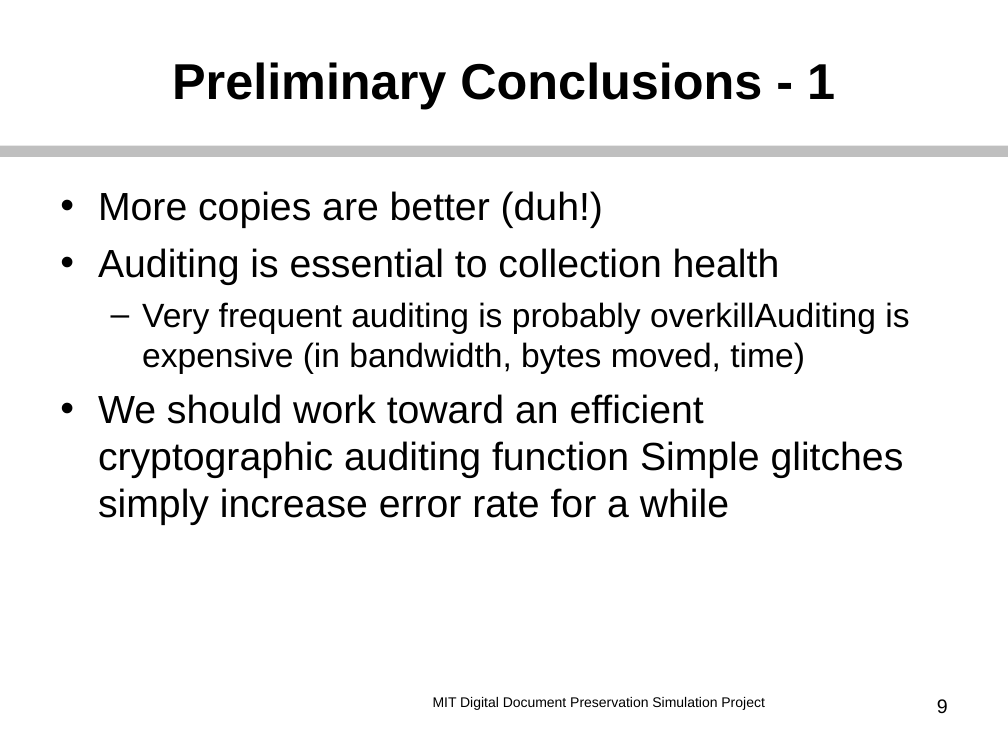
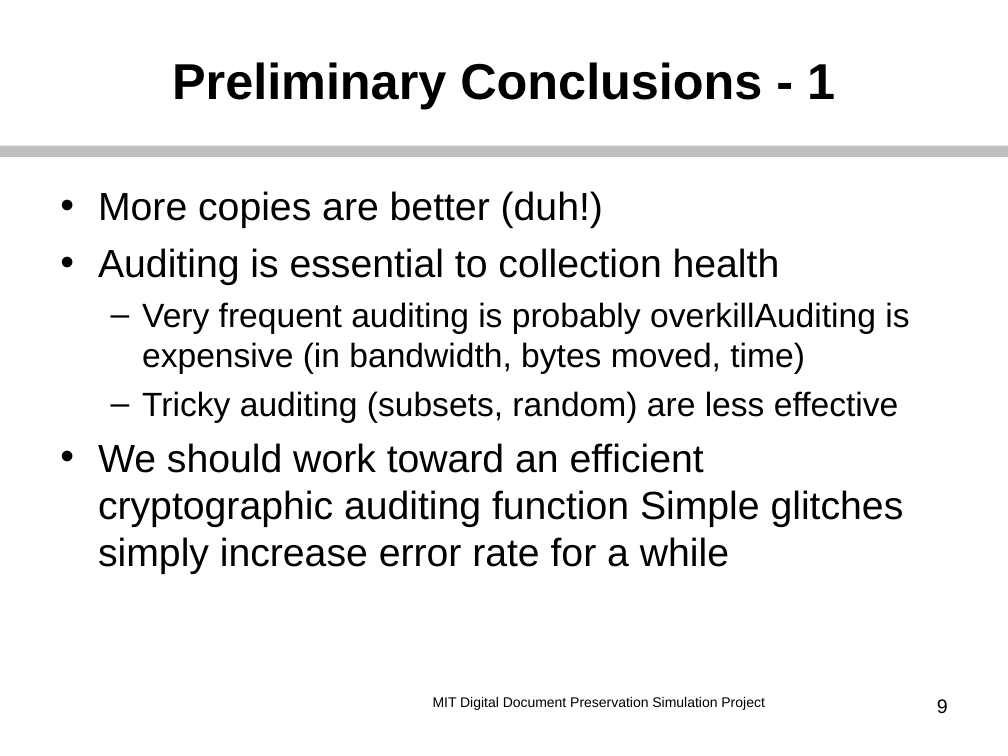
Before and after one commit to MIT-Informatics/PreservationSimulation, a slide deck: slide 9 of shelf/docs/Slides_NewEnglandNDSA.ppt. Drawn at 1008x756 pixels with LibreOffice and Linux fonts; fonts in the diff are those of the drawing. Boxes give left, top, right and bottom in pixels: in the first picture for what was removed or moved away, otherwise in the second. Text is boxed around its words. In the diff, an @@ line names an element or a change of style, - is before the commit and + after.

```diff
--- a/shelf/docs/Slides_NewEnglandNDSA.ppt
+++ b/shelf/docs/Slides_NewEnglandNDSA.ppt
@@ text at <box>142,391,898,423</box>: paragraph added @@
+  – Tricky auditing (subsets, random) are less effective
```
Also in this commit, not shown: 1 other slide changed.
